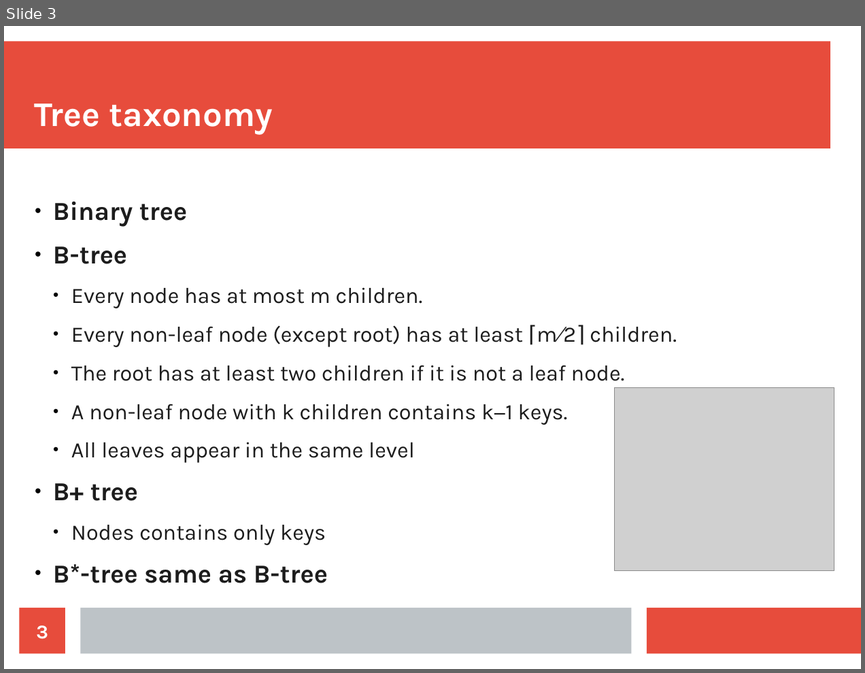
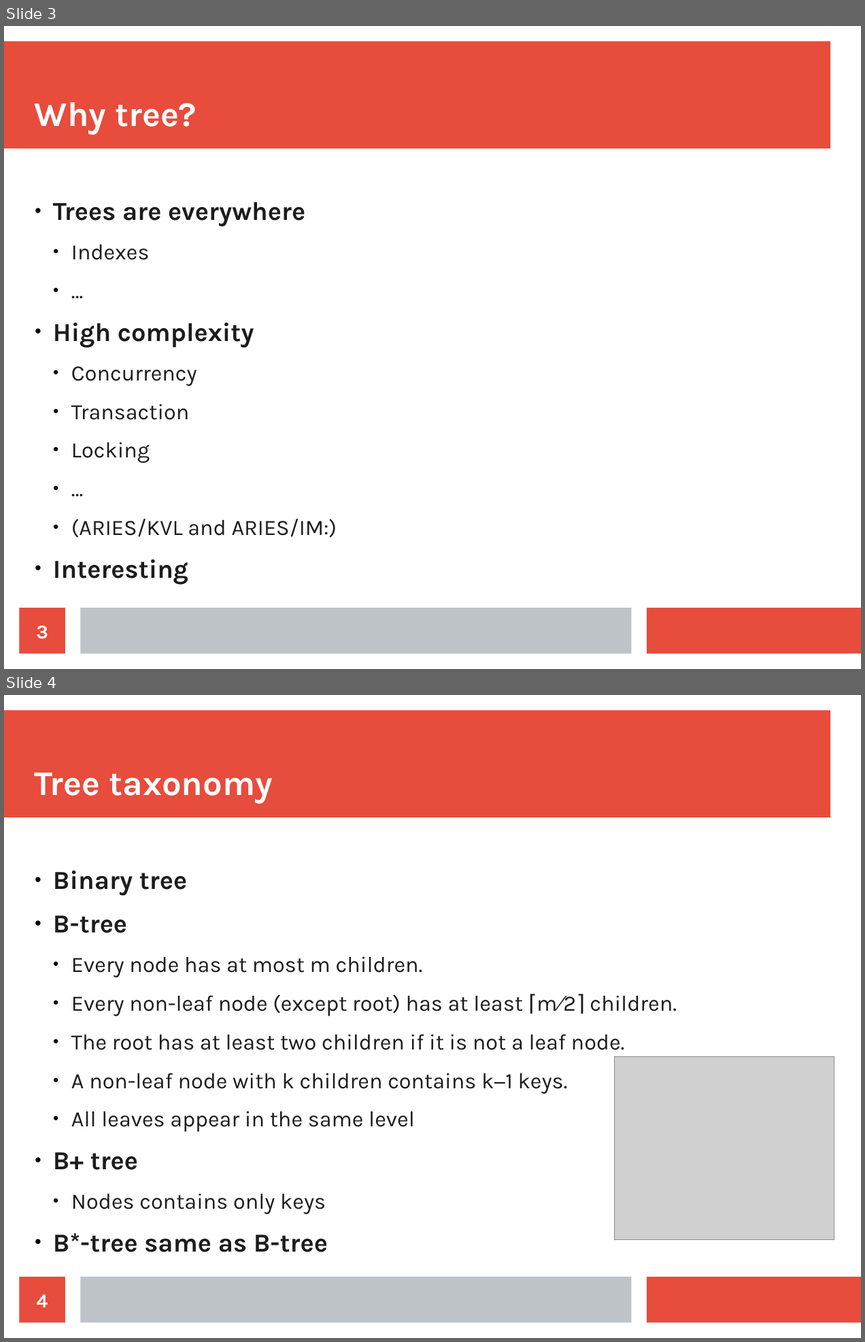
Before and after one commit to jajir/jbtree, a slide deck: jbtree/src/presentation/jbtree-0.1.odp. Shown one above the other, each under a label of ours: slide 3 before the commit, slides 3 and 4 after it. The pictures are 865x673 and 865x1342 pixels, drawn with LibreOffice and Linux fonts; fonts in the diff are those of the drawing; grey boxes stand for pictures. Boxes give left, top, right and bottom in pixels: in the first picture for what was removed or moved away, otherwise in the second. Text is boxed around its words. In the diff, an @@ line names an element or a change of style, - is before the commit and + after.

```diff
--- a/jbtree/src/presentation/jbtree-0.1.odp
+++ b/jbtree/src/presentation/jbtree-0.1.odp
@@ slide 3 added at box(4, 26, 861, 669), background #FFFFFF; not listed: 3 template elements that a slide beside it also shows @@
@@ title added at box(35, 102, 196, 134), 32 pt, text #FFFFFF, bold @@
+Why tree?
@@ text added at box(53, 202, 337, 584), 20.4 pt, text #1C1C1C @@
+● Trees are everywhere
+  ● Indexes
+  ● ...
+● High complexity
+  ● Concurrency
+  ● Transaction
+  ● Locking
+  ● …
+  ● (ARIES/KVL and ARIES/IM:)
+● Interesting
@@ page number added at box(20, 607, 65, 654), fill #E74C3C, 18 pt, text #FFFFFF, bold @@
+3
@@ what was slide 3 is now slide 4 @@
@@ page number at box(37, 1294, 48, 1307): text changed @@
-3
+4
```
Also in this commit, not shown: 11 slides changed, 3 other slides added, 2 slides removed, 6 other files.
